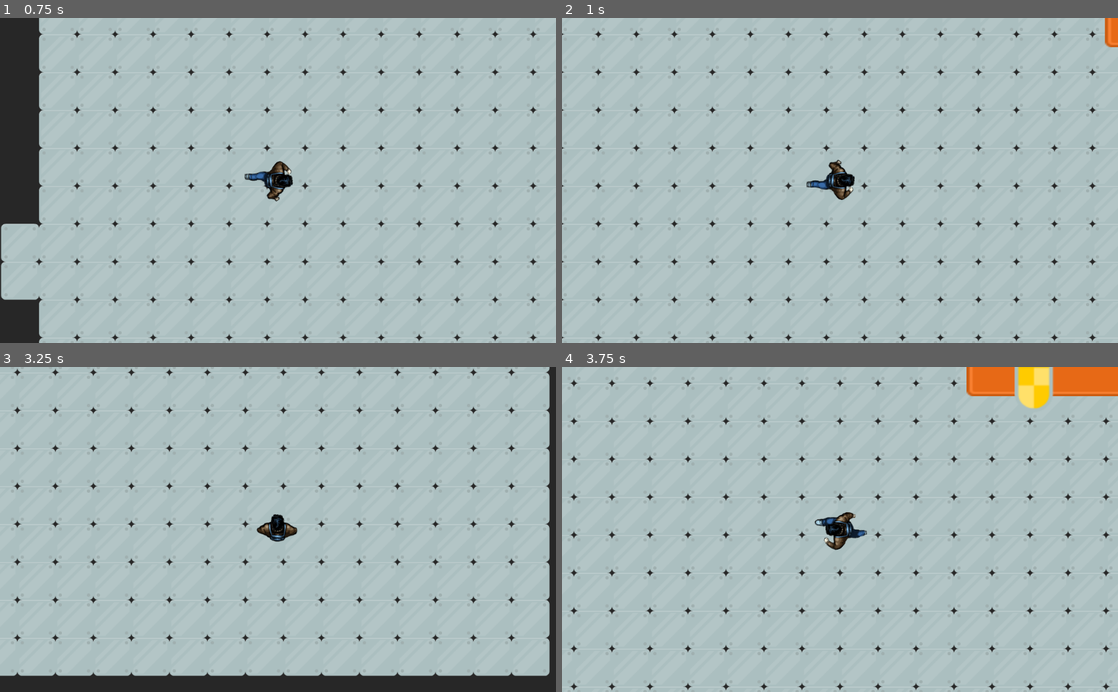
Above: before the commit, frames 1-4 (two rows, left to right).
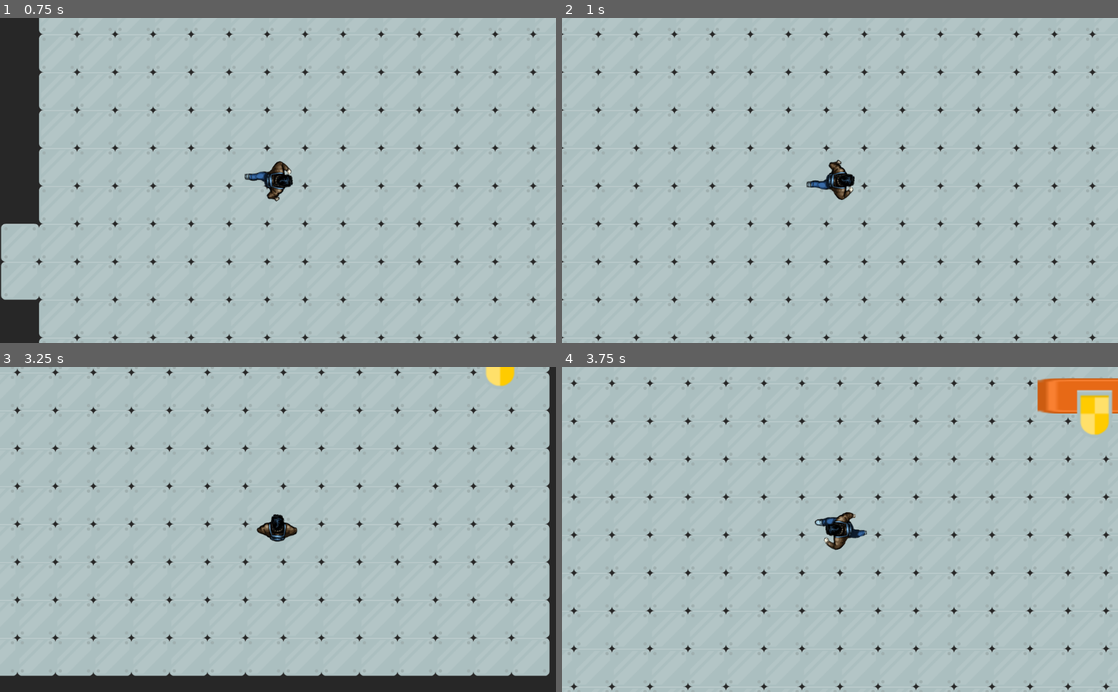
Above: after the commit, the same moments.

Repository: cznrhubarb/loveinthetimeofcapitalism
Game: Godot game, scene res://scn/DistributionCenter.tscn
The game is run twice, just before and just after one commit, with the same random seed, the same clock (stepped at 60 frames per second) and the same inputs.
Inputs:
- Up to frame 1 (0.75 s): tap Enter at 0.5 s; hold D (move_right) from 0.53 s (still down)
- Up to frame 2 (1 s): keep holding D (move_right)
- Up to frame 3 (3.25 s): release D (move_right) at 1.28 s; hold S (move_down) 1.28-2.03 s; hold D (move_right) 2.03-2.78 s; hold W (move_up) from 2.78 s (still down)
- Up to frame 4 (3.75 s): release W (move_up) at 3.53 s; hold A (move_left) from 3.53 s (still down)

Frame 1 is identical in both runs. In frame 2, 0.2% of the frame differs, in the area x 97-100%, y 0-9%; in frame 3, 0.3%; in frame 4, 3.1%, in the area x 72-100%, y 0-21%.

Commit message:
creates Bin scene.

Diff:
--- a/project.godot
+++ b/project.godot
@@ -15,7 +15,7 @@
 
 [application]
 
-config/name="Love in the Time of Capitalism"
+config/name="Life in the Time of Capitalism"
 run/main_scene="res://scn/DistributionCenter.tscn"
 config/icon="res://icon.png"
 
@@ -24,21 +24,25 @@
 move_right={
 "deadzone": 0.5,
 "events": [ Object(InputEventKey,"resource_local_to_scene":false,"resource_name":"","device":0,"alt":false,"shift":false,"control":false,"meta":false,"command":false,"pressed":false,"scancode":68,"unicode":0,"echo":false,"script":null)
+, Object(InputEventKey,"resource_local_to_scene":false,"resource_name":"","device":0,"alt":false,"shift":false,"control":false,"meta":false,"command":false,"pressed":false,"scancode":16777233,"unicode":0,"echo":false,"script":null)
  ]
 }
 move_left={
 "deadzone": 0.5,
 "events": [ Object(InputEventKey,"resource_local_to_scene":false,"resource_name":"","device":0,"alt":false,"shift":false,"control":false,"meta":false,"command":false,"pressed":false,"scancode":65,"unicode":0,"echo":false,"script":null)
+, Object(InputEventKey,"resource_local_to_scene":false,"resource_name":"","device":0,"alt":false,"shift":false,"control":false,"meta":false,"command":false,"pressed":false,"scancode":16777231,"unicode":0,"echo":false,"script":null)
  ]
 }
 move_up={
 "deadzone": 0.5,
 "events": [ Object(InputEventKey,"resource_local_to_scene":false,"resource_name":"","device":0,"alt":false,"shift":false,"control":false,"meta":false,"command":false,"pressed":false,"scancode":87,"unicode":0,"echo":false,"script":null)
+, Object(InputEventKey,"resource_local_to_scene":false,"resource_name":"","device":0,"alt":false,"shift":false,"control":false,"meta":false,"command":false,"pressed":false,"scancode":16777232,"unicode":0,"echo":false,"script":null)
  ]
 }
 move_down={
 "deadzone": 0.5,
 "events": [ Object(InputEventKey,"resource_local_to_scene":false,"resource_name":"","device":0,"alt":false,"shift":false,"control":false,"meta":false,"command":false,"pressed":false,"scancode":83,"unicode":0,"echo":false,"script":null)
+, Object(InputEventKey,"resource_local_to_scene":false,"resource_name":"","device":0,"alt":false,"shift":false,"control":false,"meta":false,"command":false,"pressed":false,"scancode":16777234,"unicode":0,"echo":false,"script":null)
  ]
 }
 
--- /dev/null
+++ b/scn/Bin.tscn
@@ -0,0 +1,21 @@
+[gd_scene load_steps=4 format=2]
+
+[ext_resource path="res://img/shieldGold.png" type="Texture" id=1]
+[ext_resource path="res://scn/src/Bin.gd" type="Script" id=2]
+
+[sub_resource type="RectangleShape2D" id=2]
+extents = Vector2( 19.5073, 27.8608 )
+
+[node name="Bin" type="Sprite"]
+position = Vector2( -51.2265, 12.8825 )
+scale = Vector2( 0.70394, 0.999999 )
+texture = ExtResource( 1 )
+script = ExtResource( 2 )
+
+[node name="Area2D" type="Area2D" parent="."]
+
+[node name="CollisionShape2D" type="CollisionShape2D" parent="Area2D"]
+position = Vector2( -3.05176e-05, 0.101334 )
+shape = SubResource( 2 )
+[connection signal="body_entered" from="Area2D" to="." method="_on_Area2D_body_entered"]
+[connection signal="body_exited" from="Area2D" to="." method="_on_Area2D_body_exited"]
--- a/scn/Shelf.tscn
+++ b/scn/Shelf.tscn
@@ -1,35 +1,39 @@
-[gd_scene load_steps=6 format=2]
+[gd_scene load_steps=4 format=2]
 
 [ext_resource path="res://img/red_button.png" type="Texture" id=1]
-[ext_resource path="res://img/shieldGold.png" type="Texture" id=2]
-[ext_resource path="res://scn/src/Bin.gd" type="Script" id=3]
+[ext_resource path="res://scn/Bin.tscn" type="PackedScene" id=2]
 
 [sub_resource type="RectangleShape2D" id=1]
 extents = Vector2( 94.9777, 22.6833 )
 
-[sub_resource type="RectangleShape2D" id=2]
-extents = Vector2( 19.5073, 27.8608 )
+[node name="Node2D" type="Node2D"]
 
-[node name="Wall" type="Sprite"]
-position = Vector2( 687.757, 54.1336 )
-scale = Vector2( 2.85062, 1.93765 )
+[node name="Wall" type="Sprite" parent="."]
+position = Vector2( 704.509, 43.1803 )
+scale = Vector2( 8.88653, 1.45083 )
 texture = ExtResource( 1 )
 
-[node name="StaticBody2D" type="StaticBody2D" parent="."]
+[node name="StaticBody2D" type="StaticBody2D" parent="Wall"]
 
-[node name="CollisionShape2D" type="CollisionShape2D" parent="StaticBody2D"]
+[node name="CollisionShape2D" type="CollisionShape2D" parent="Wall/StaticBody2D"]
 shape = SubResource( 1 )
 
-[node name="Bin" type="Sprite" parent="."]
-position = Vector2( -51.2265, 12.8825 )
-scale = Vector2( 0.70394, 0.999999 )
-texture = ExtResource( 2 )
-script = ExtResource( 3 )
+[node name="Bin" parent="." instance=ExtResource( 2 )]
+position = Vector2( -34.0089, 77.0921 )
+scale = Vector2( 1.83118, 1.7682 )
 
-[node name="Area2D" type="Area2D" parent="Bin"]
+[node name="Bin2" parent="." instance=ExtResource( 2 )]
+position = Vector2( 293.521, 78.7073 )
+scale = Vector2( 1.83118, 1.7682 )
 
-[node name="CollisionShape2D" type="CollisionShape2D" parent="Bin/Area2D"]
-position = Vector2( -3.05176e-05, 0.101334 )
-shape = SubResource( 2 )
-[connection signal="body_entered" from="Bin/Area2D" to="Bin" method="_on_Area2D_body_entered"]
-[connection signal="body_exited" from="Bin/Area2D" to="Bin" method="_on_Area2D_body_exited"]
+[node name="Bin3" parent="." instance=ExtResource( 2 )]
+position = Vector2( 702.529, 77.0921 )
+scale = Vector2( 1.83118, 1.7682 )
+
+[node name="Bin4" parent="." instance=ExtResource( 2 )]
+position = Vector2( 1110.89, 78.4628 )
+scale = Vector2( 1.83118, 1.7682 )
+
+[node name="Bin5" parent="." instance=ExtResource( 2 )]
+position = Vector2( 1452.4, 75.6604 )
+scale = Vector2( 1.83118, 1.7682 )
--- a/scn/src/Bin.gd
+++ b/scn/src/Bin.gd
@@ -1,15 +1,17 @@
 extends Sprite
 
-# TODO set a local bin var for item_type, set by constructor
-var item_type = "NOTEBOOK"
-
-# TODO add constructor
+# TODO set a local aisle id var
+var aisle_id = "A"
+var item_type = ""
 
 onready var tween = get_tree().get_root().find_node("HUDTween", true, false)
 onready var menu = get_tree().get_root().find_node("BinContentsMenu", true, false)
+# TODO find itemplacer node
 
 # Called when the node enters the scene tree for the first time.
 func _ready():
+	# TODO call itemplacer method to retrieve bin contents
+	# item_type = itemplacer.place_random_item(aisle_id)
 	pass # Replace with function body.
 
 # Called every frame. 'delta' is the elapsed time since the previous frame.
@@ -17,9 +19,15 @@
 #	pass
 
 
+# TODO implement _input listener to add bin contents to inventory
+# func _input(event):
+#    if event.is_action_pressed("pickup_item"):
+#       inventory.add_item(item_type)
+
+
 func _on_Area2D_body_entered(body):
 	# Ignore the Wall's collision
-	if body == get_parent().get_node("StaticBody2D"):
+	if body == get_parent().get_node("Wall/StaticBody2D"):
 		return
 	tween.interpolate_property(menu, "position", Vector2(530, -400), Vector2(530, 200), .5, Tween.TRANS_QUAD, Tween.EASE_OUT)
 	tween.start()
